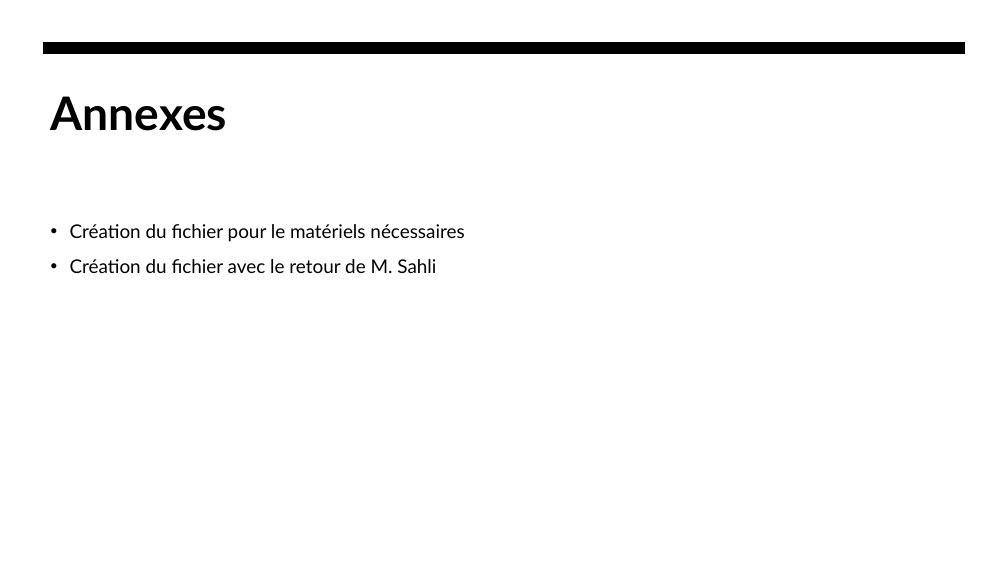
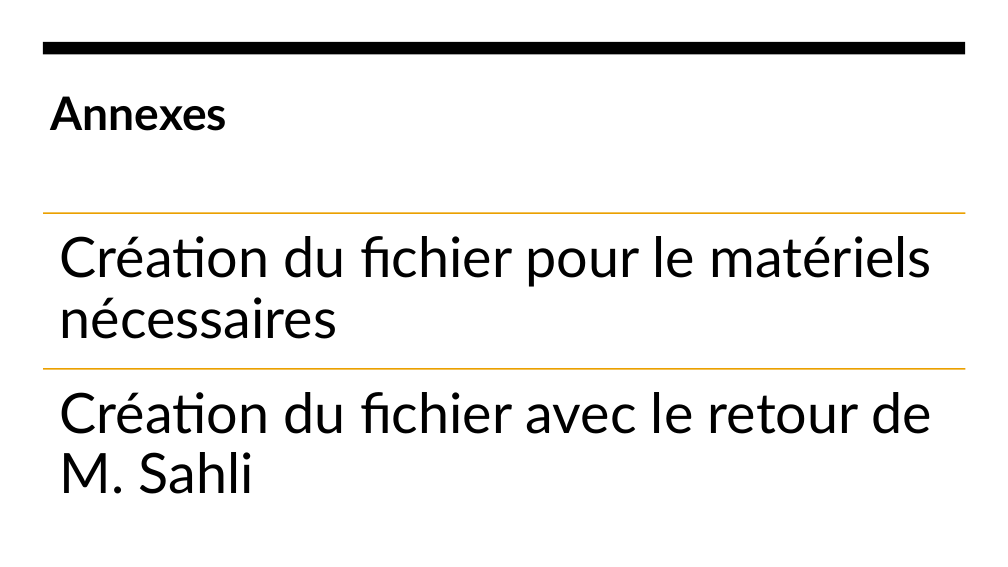
Before and after one commit to Agashae/SitesWeb, a slide deck: slide 5 of MoonWebsite/annexe/Presentation.pptx. Drawn at 1008x567 pixels with LibreOffice and Linux fonts; fonts in the diff are those of the drawing. Boxes give left, top, right and bottom in pixels: in the first picture for what was removed or moved away, otherwise in the second. Text is boxed around its words. In the diff, an @@ line names an element or a change of style, - is before the commit and + after.

```diff
--- a/MoonWebsite/annexe/Presentation.pptx
+++ b/MoonWebsite/annexe/Presentation.pptx
@@ rectangle added at [0, 0, 1008, 567], fill #FFFFFF @@
@@ line added from (43, 213) to (966, 213), #EBA000 1.5 pt @@
@@ text added at [60, 236, 933, 339], 53 pt, text #000000 @@
+Création du fichier pour le matériels nécessaires
@@ text at [70, 224, 464, 242]: paragraph removed @@
-• Création du fichier pour le matériels nécessaires
@@ text "Création du fichier avec le ...": place and size @@
-text "Création du fichier avec le ..." at [70, 224, 464, 273]
+text "Création du fichier avec le ..." at [60, 392, 933, 494]
@@ text "Création du fichier avec le ..." at [60, 392, 933, 494]: size 18 to 53 pt; bullet • to none; line spacing 1.1 to 0.9; more space between paragraphs @@
@@ line added from (43, 369) to (966, 369), #EBA000 1.5 pt @@
```
Also in this commit, not shown: 5 other slides changed, 1 slide added, 2 slides removed, 5 other files.
